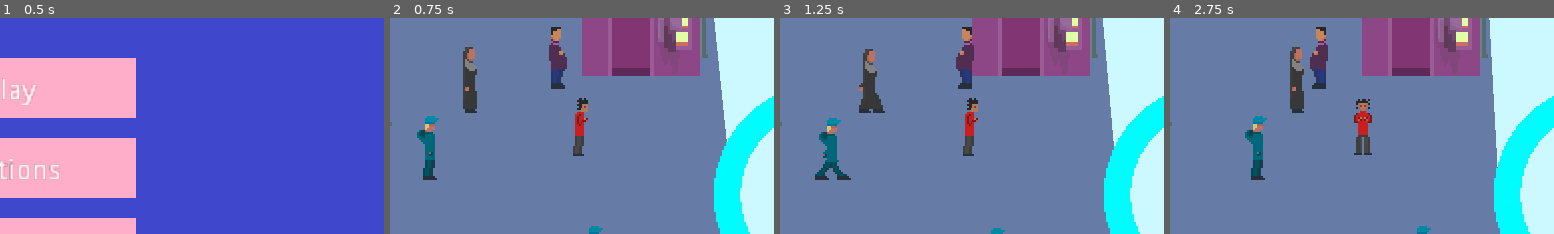
Above: before the commit, frames 1-4 (left to right).
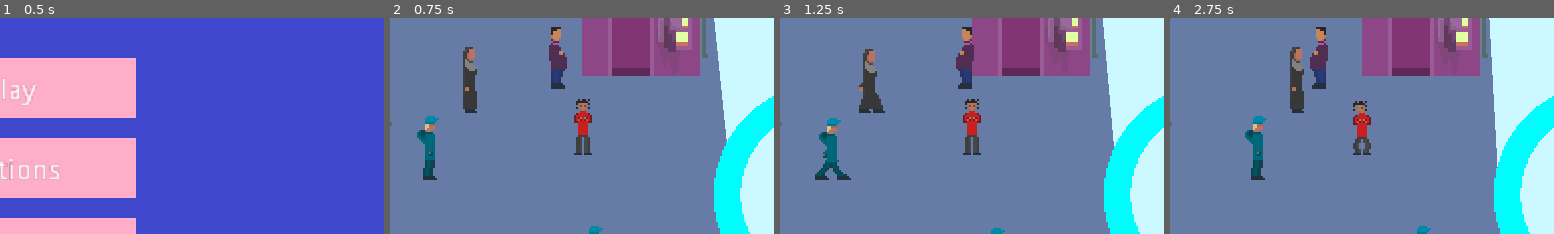
Above: after the commit, the same moments.

Repository: StitchedTeam/werewolf
Game: Godot game, scene res://GameScenes/MainMenu.tscn
Two runs of this game, one before a commit and one after it. Both use one fixed random seed, a clock stepped at 60 frames per second and the inputs below.
Inputs (mouse positions are % of the whole screen's width and height, from its top left):
- Up to frame 1 (0.5 s): no input
- Up to frame 2 (0.75 s): click "Play" at 0.5 s
- Up to frame 3 (1.25 s): no input
- Up to frame 4 (2.75 s): move the mouse to (72, 45) at 1.27 s; tap X (fire) at 1.35, 2.3 s; move the mouse to (30, 55) at 2.02 s; click (30, 55) at 2.1 s
The pictures show only the part of the screen within x 25-75%, y 28-78%; the shares and areas given below are measured in that part.

Frame 1 is identical in both runs. In frame 2, 0.6% of the frame differs, in the area x 47-53%, y 37-64%; in frame 3, 0.6%; in frame 4, 0.5%.
Error in both runs: Invalid get index 'priest_alive' (on base: 'Nil'). (res://Singletons/Globals.gd:28)

Commit message:
removed debug methods, created load methods and load screen

Diff:
--- a/Werewolf/Characters/Enemies/GenericEnemy.gd
+++ b/Werewolf/Characters/Enemies/GenericEnemy.gd
@@ -22,17 +22,8 @@
 
 export var area = int()
 
-
 func _ready():
-	#$StartTimer.connect("timeout", self, "on_load_complete")
-	#$StartTimer.start()
-	start_pos = position
-	max_x = start_pos.x + patrol_offset
-	min_x = start_pos.x - patrol_offset
-	$Timer.connect("timeout", self, "turn_around_timer")
-	$DeathTimer.connect("timeout", self, "death_animation_end")
-	$ScaredParticles.set_one_shot(true)
-	load_spritesheet()
+	loading()
 	pass
 
 func _process(delta):
@@ -52,6 +43,121 @@
 		if anim != -1:
 			$AnimationPlayer.play("Left")
 			anim = -1
+	pass
+
+func manage_state():
+	if state == 0:
+		patrol()
+	elif state == 1:
+		run()
+	pass
+
+func patrol():
+
+	if dir_x == 1:
+		if position.x < max_x:
+			position.x += 0.2
+		elif position.x >= max_x:
+			dir_x = -1
+	elif dir_x == -1:
+		if position.x > min_x:
+			position.x -= 0.2
+		elif position.x <= min_x:
+			dir_x = 1
+
+	if $RayCast2DCollUp.is_colliding():
+		if turn_around_enabled:
+			if dir_x == 1:
+				dir_x = -1
+				turn_around_enabled = false
+				$Timer.start()
+			elif dir_x == -1:
+				dir_x = 1
+				turn_around_enabled = false
+				$Timer.start()
+
+	if $RayCast2DCollDown.is_colliding():
+		if turn_around_enabled:
+			if dir_x == 1:
+				dir_x = -1
+				turn_around_enabled = false
+				$Timer.start()
+			elif dir_x == -1:
+				dir_x = 1
+				turn_around_enabled = false
+				$Timer.start()
+
+	if $RayCast2DSight.get_collider() == player:
+		if player.human == false:
+			state = 1
+			$ScaredParticles.set_emitting(true)
+			$ScaredParticles.restart()
+	pass
+
+func turn_around_timer():
+	turn_around_enabled = true
+	pass
+
+func run():
+
+	$RayCast2DRunUp.set_enabled(true)
+	$RayCast2DRunDown.set_enabled(true)
+
+	if player.position.x > position.x:
+		dir_x = -1
+	elif player.position.x < position.x:
+		dir_x = 1
+
+	if !vertical_move_enabled:
+		if dir_x == 1:
+			position.x += 0.2
+		elif dir_x == -1:
+			position.x -= 0.2
+	elif vertical_move_enabled:
+		if !dir_y_setted:
+			dir_y = pow(-1, int(rand_range(0, 3)))
+			dir_y_setted = true
+		else:
+			if dir_y == 1:
+				position.y += 0.2
+			elif dir_y == -1:
+				position.y -= 0.2
+
+
+	if $RayCast2DCollUp.is_colliding():
+		vertical_move_enabled = true
+
+	if $RayCast2DCollDown.is_colliding():
+		vertical_move_enabled = true
+
+	if !$RayCast2DCollUp.is_colliding() && !$RayCast2DCollDown.is_colliding():
+		vertical_move_enabled = false
+
+	if position.distance_to(player.position) >= run_state_offset:
+		state = 0
+	pass
+
+func damage():
+	if player.enemy == $StaticBody2D.get_instance_id():
+		if !GameGlobals.priest_alive.has(String(area)):
+			if !death_started:
+				$DeathParticles.set_emitting(true)
+				$DeathTimer.start()
+				death_started = true
+	pass
+
+func death_animation_end():
+	get_tree().queue_delete(self)
+	pass
+
+func loading():
+	start_pos = position
+	max_x = start_pos.x + patrol_offset
+	min_x = start_pos.x - patrol_offset
+	$Timer.connect("timeout", self, "turn_around_timer")
+	$DeathTimer.connect("timeout", self, "death_animation_end")
+	$ScaredParticles.set_one_shot(true)
+	load_spritesheet()
 	pass
 
 func load_spritesheet():
@@ -94,112 +200,3 @@
 	elif character_spritesheet == 18:
 		$Sprite.texture = load("res://Assets/Sprites/Characters/Enemy_16.png")
 	pass
-
-func manage_state():
-	if state == 0:
-		patrol()
-	elif state == 1:
-		run()
-	pass
-
-func patrol():
-
-	if dir_x == 1:
-		if position.x < max_x:
-			position.x += 0.2
-		elif position.x >= max_x:
-			dir_x = -1
-	elif dir_x == -1:
-		if position.x > min_x:
-			position.x -= 0.2
-		elif position.x <= min_x:
-			dir_x = 1
-
-	if $RayCast2DCollUp.is_colliding():
-		if turn_around_enabled:
-			if dir_x == 1:
-				dir_x = -1
-				turn_around_enabled = false
-				$Timer.start()
-			elif dir_x == -1:
-				dir_x = 1
-				turn_around_enabled = false
-				$Timer.start()
-
-	if $RayCast2DCollDown.is_colliding():
-		if turn_around_enabled:
-			if dir_x == 1:
-				dir_x = -1
-				turn_around_enabled = false
-				$Timer.start()
-			elif dir_x == -1:
-				dir_x = 1
-				turn_around_enabled = false
-				$Timer.start()
-
-	if $RayCast2DSight.get_collider() == player:
-		if player.human == false:
-			state = 1
-			$ScaredParticles.set_emitting(true)
-			$ScaredParticles.restart()
-	pass
-
-func turn_around_timer():
-	turn_around_enabled = true
-	pass
-
-func run():
-
-	$RayCast2DRunUp.set_enabled(true)
-	$RayCast2DRunDown.set_enabled(true)
-
-	if player.position.x > position.x:
-		dir_x = -1
-	elif player.position.x < position.x:
-		dir_x = 1
-
-	if !vertical_move_enabled:
-		if dir_x == 1:
-			position.x += 0.2
-		elif dir_x == -1:
-			position.x -= 0.2
-	elif vertical_move_enabled:
-		if !dir_y_setted:
-			dir_y = pow(-1, int(rand_range(0, 3)))
-			dir_y_setted = true
-		else:
-			if dir_y == 1:
-				position.y += 0.2
-			elif dir_y == -1:
-				position.y -= 0.2
-
-
-	if $RayCast2DCollUp.is_colliding():
-		vertical_move_enabled = true
-
-	if $RayCast2DCollDown.is_colliding():
-		vertical_move_enabled = true
-
-	if !$RayCast2DCollUp.is_colliding() && !$RayCast2DCollDown.is_colliding():
-		vertical_move_enabled = false
-
-	if position.distance_to(player.position) >= run_state_offset:
-		state = 0
-	pass
-
-func damage():
-	if player.enemy == $StaticBody2D.get_instance_id():
-		if !GameGlobals.priest_alive.has(String(area)):
-			if !death_started:
-				$DeathParticles.set_emitting(true)
-				$DeathTimer.start()
-				death_started = true
-	pass
-
-func death_animation_end():
-	get_tree().queue_delete(self)
-	pass
-
-func on_load_complete():
-	player = GameGlobals.player
-	pass
--- a/Werewolf/Characters/Shepherd/Shepherd.gd
+++ b/Werewolf/Characters/Shepherd/Shepherd.gd
@@ -1,6 +1,4 @@
 extends Node2D
-
-var state = 0
 
 var dir = 0
 var dir_changing = false
@@ -24,28 +22,12 @@
 export var area = int()
 
 func _ready():
-	#$StartTimer.connect("timeout", self, "on_load_complete")
-	#$StartTimer.start()
-	start_pos = position
-	max_patrol = Vector2(start_pos.x + patrol_offset, start_pos.y + patrol_offset)
-	min_patrol = Vector2(start_pos.x - patrol_offset, start_pos.y - patrol_offset)
-	$AnimationPlayer.play("Right")
-	$DirChangeTimer.connect("timeout", self, "dir_change_timeout")
-	$DeathTimer.connect("timeout", self, "death_animation_end")
+	loading()
 	pass
 
 func _process(delta):
-	manage_state()
+	patrol()
 	damage()
-	pass
-
-func manage_state():
-	if state == 0:
-		patrol()
-
-	pass
-
-func load_game():
 	pass
 
 func manage_animation():
@@ -129,13 +111,20 @@
 	GameGlobals.priest_alive.erase(String(area))
 	GameGlobals.save(GameGlobals.build_save())
 	print(GameGlobals.priest_alive)
-	get_tree().queue_delete(self)
+	remove()
 	pass
 
 func remove():
 	get_tree().queue_delete(self)
 	pass
 
-func on_load_complete():
-	player = GameGlobals.player
+func loading():
+	if !GameGlobals.priest_alive.has(String(area)):
+		remove()
+	start_pos = position
+	max_patrol = Vector2(start_pos.x + patrol_offset, start_pos.y + patrol_offset)
+	min_patrol = Vector2(start_pos.x - patrol_offset, start_pos.y - patrol_offset)
+	$AnimationPlayer.play("Right")
+	$DirChangeTimer.connect("timeout", self, "dir_change_timeout")
+	$DeathTimer.connect("timeout", self, "death_animation_end")
 	pass
--- a/Werewolf/Characters/Shepherd/Shepherd.tscn
+++ b/Werewolf/Characters/Shepherd/Shepherd.tscn
@@ -495,9 +495,3 @@
 normal_map = null
 h_frames = 1
 v_frames = 1
-
-[node name="StartTimer" type="Timer" parent="."]
-process_mode = 1
-wait_time = 1.0
-one_shot = false
-autostart = false
--- a/Werewolf/Characters/Werewolf/Werewolf.tscn
+++ b/Werewolf/Characters/Werewolf/Werewolf.tscn
@@ -1,8 +1,9 @@
-[gd_scene load_steps=20 format=2]
+[gd_scene load_steps=22 format=2]
 
 [ext_resource path="res://Characters/Werewolf/Werewolf.gd" type="Script" id=1]
 [ext_resource path="res://Assets/Sprites/Characters/Lobo Sprite Sheet (2).png" type="Texture" id=2]
 [ext_resource path="res://UI/PlayerControl.tscn" type="PackedScene" id=3]
+[ext_resource path="res://Assets/Sprites/Placeholder/New Piskel (2).png" type="Texture" id=4]
 
 [sub_resource type="CapsuleShape2D" id=1]
 
@@ -289,6 +290,18 @@
 "update": 0,
 "values": [ 17.0 ]
 }
+tracks/6/type = "value"
+tracks/6/path = NodePath("Camera2D/LoadingScreen:visible")
+tracks/6/interp = 1
+tracks/6/loop_wrap = true
+tracks/6/imported = false
+tracks/6/enabled = true
+tracks/6/keys = {
+"times": PoolRealArray( 0 ),
+"transitions": PoolRealArray( 1 ),
+"update": 1,
+"values": [ false ]
+}
 
 [sub_resource type="Animation" id=8]
 
@@ -522,6 +535,37 @@
 "transitions": PoolRealArray( 1 ),
 "update": 0,
 "values": [ 17.0 ]
+}
+
+[sub_resource type="Animation" id=17]
+
+resource_name = "Loading"
+length = 2.0
+loop = true
+step = 0.1
+tracks/0/type = "value"
+tracks/0/path = NodePath("Camera2D/LoadingScreen:visible")
+tracks/0/interp = 1
+tracks/0/loop_wrap = true
+tracks/0/imported = false
+tracks/0/enabled = true
+tracks/0/keys = {
+"times": PoolRealArray( 0 ),
+"transitions": PoolRealArray( 1 ),
+"update": 1,
+"values": [ true ]
+}
+tracks/1/type = "value"
+tracks/1/path = NodePath("Camera2D/LoadingScreen:frame")
+tracks/1/interp = 1
+tracks/1/loop_wrap = true
+tracks/1/imported = false
+tracks/1/enabled = true
+tracks/1/keys = {
+"times": PoolRealArray( 0, 0.5, 1, 1.5 ),
+"transitions": PoolRealArray( 1, 1, 1, 1 ),
+"update": 1,
+"values": [ 0, 1, 2, 3 ]
 }
 
 [sub_resource type="Animation" id=11]
@@ -1020,7 +1064,7 @@
 texture = ExtResource( 2 )
 vframes = 11
 hframes = 6
-frame = 4
+frame = 30
 
 [node name="HumanCollider" type="CollisionShape2D" parent="."]
 position = Vector2( -1, 6 )
@@ -1041,6 +1085,7 @@
 anims/HumanLeft = SubResource( 8 )
 anims/HumanRight = SubResource( 9 )
 anims/HumanUp = SubResource( 10 )
+anims/Loading = SubResource( 17 )
 anims/Transform = SubResource( 11 )
 anims/WolfDown = SubResource( 12 )
 anims/WolfIdle = SubResource( 13 )
@@ -1050,7 +1095,6 @@
 blend_times = [  ]
 
 [node name="Camera2D" type="Camera2D" parent="."]
-editor/display_folded = true
 anchor_mode = 1
 rotating = false
 current = true
@@ -1081,6 +1125,16 @@
 position = Vector2( 120, 40 )
 z_index = 1
 
+[node name="LoadingScreen" type="Sprite" parent="Camera2D"]
+visible = false
+position = Vector2( -24, -39 )
+scale = Vector2( 1.4, 1.4 )
+z_index = 2
+texture = ExtResource( 4 )
+vframes = 2
+hframes = 2
+_sections_unfolded = [ "Animation", "Offset", "Transform", "Visibility", "Z Index" ]
+
 [node name="TransformTimer" type="Timer" parent="."]
 process_mode = 1
 wait_time = 1.8
@@ -1099,5 +1153,3 @@
 exclude_parent = true
 cast_to = Vector2( 0, -20 )
 collision_mask = 2
-collide_with_areas = false
-collide_with_bodies = true
--- a/Werewolf/Sandbox/Sandbox.gd
+++ b/Werewolf/Sandbox/Sandbox.gd
@@ -3,7 +3,9 @@
 var dir = 1
 
 func _ready():
+	$Werewolf/AnimationPlayer.play("Loading")
 	loading()
+	$Werewolf/AnimationPlayer.play("HumanIdle")
 	pass
 
 func _process(delta):
@@ -34,11 +36,9 @@
 	pass
 
 func loading():
-	if !GameGlobals.priest_alive.has("1"):
-		$Shepherd.remove()
 	$Enemies/GenericEnemy.player = $Werewolf
 	$Enemies/GenericEnemy2.player = $Werewolf
 	$Enemies/GenericEnemy3.player = $Werewolf
 	$Enemies/GenericEnemy4.player = $Werewolf
-	$Shepherd.player = $Werewolf
+	$Shepherds/Shepherd.player = $Werewolf
 	pass
--- a/Werewolf/Sandbox/Sandbox.tscn
+++ b/Werewolf/Sandbox/Sandbox.tscn
@@ -7,13 +7,6 @@
 [ext_resource path="res://Characters/Enemies/GenericEnemy.tscn" type="PackedScene" id=5]
 [ext_resource path="res://Characters/Shepherd/Shepherd.tscn" type="PackedScene" id=6]
 
-[sub_resource type="Animation" id=1]
-
-resource_name = "LightCycle"
-length = 1.0
-loop = false
-step = 0.1
-
 [node name="Sandbox" type="Node"]
 script = ExtResource( 1 )
 
@@ -21,15 +14,6 @@
 
 [node name="Werewolf" parent="." instance=ExtResource( 3 )]
 position = Vector2( 208, 100 )
-
-[node name="AnimationPlayer" type="AnimationPlayer" parent="."]
-root_node = NodePath("..")
-autoplay = ""
-playback_process_mode = 1
-playback_default_blend_time = 0.0
-playback_speed = 1.0
-anims/LightCycle = SubResource( 1 )
-blend_times = [  ]
 
 [node name="Moonlight" parent="." instance=ExtResource( 4 )]
 position = Vector2( 246, -216.659 )
@@ -59,7 +43,9 @@
 run_state_offset = 400
 area = 1
 
-[node name="Shepherd" parent="." instance=ExtResource( 6 )]
+[node name="Shepherds" type="Node2D" parent="."]
+
+[node name="Shepherd" parent="Shepherds" instance=ExtResource( 6 )]
 position = Vector2( 150, 83.7354 )
 patrol_offset = 45
 area = 1
Binary file added: Werewolf/Assets/Sprites/Placeholder/New Piskel (2).png
Not shown, added: Werewolf/Assets/Sprites/Placeholder/New Piskel (2).png.import
Not shown: 1 places in Werewolf/Sandbox/Sandbox.tscn that only renumber resources
